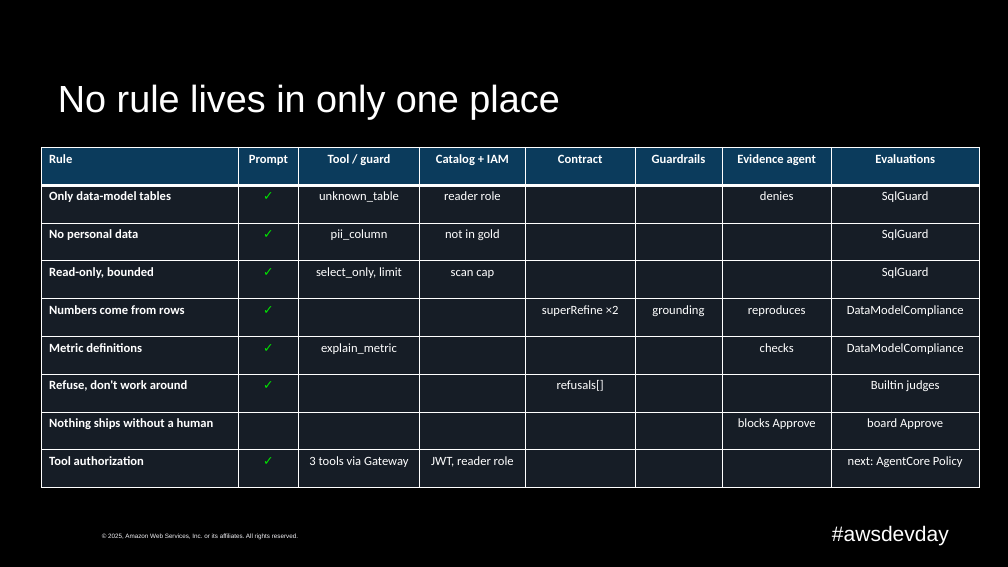
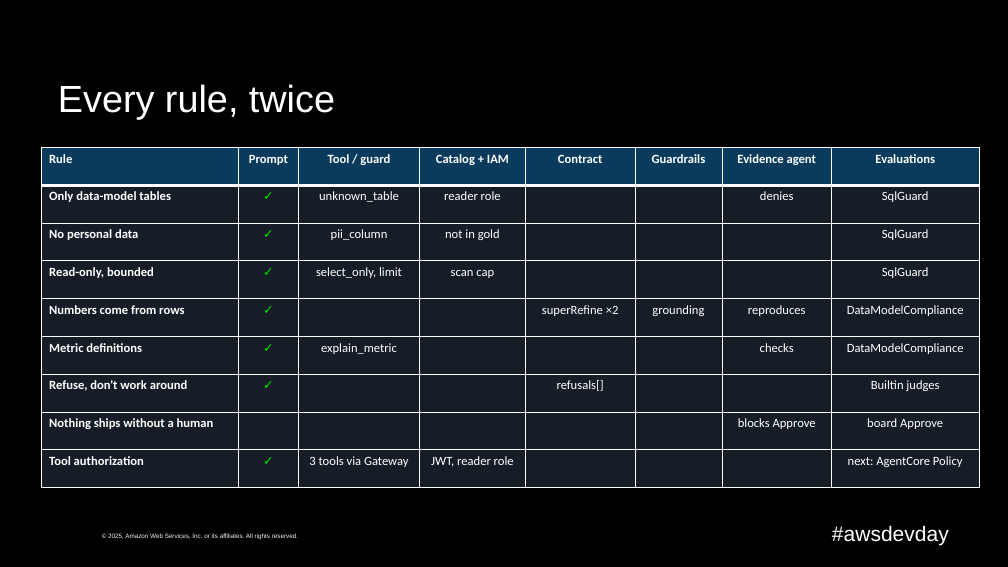
Before and after one commit to caroline-cah/lakehouse-harness, a slide deck: slide 30 of talk/harness-engineering-live.pptx (slide 26 before the commit). Drawn at 1008x567 pixels with LibreOffice and Linux fonts; fonts in the diff are those of the drawing; background and template pictures are left out. Boxes give left, top, right and bottom in pixels: in the first picture for what was removed or moved away, otherwise in the second. Text is boxed around its words. In the diff, an @@ line names an element or a change of style, - is before the commit and + after.

```diff
--- a/talk/harness-engineering-live.pptx
+++ b/talk/harness-engineering-live.pptx
@@ title at [58, 84, 335, 119]: text changed @@
-No rule lives in only one place
+Every rule, twice
```
Also in this commit, not shown: 11 other slides changed, 17 slides added, 9 slides removed, 13 other files.
